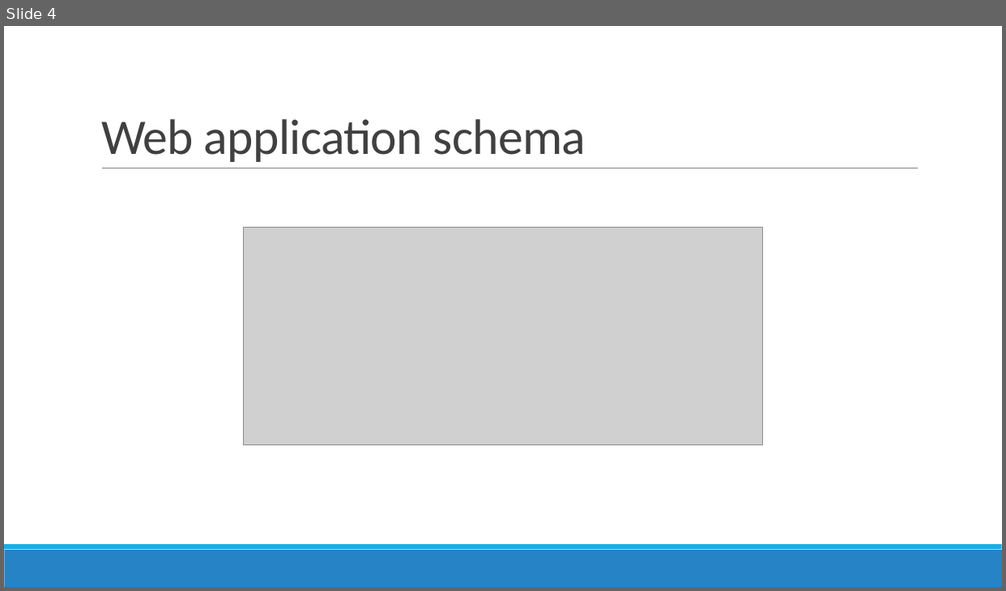
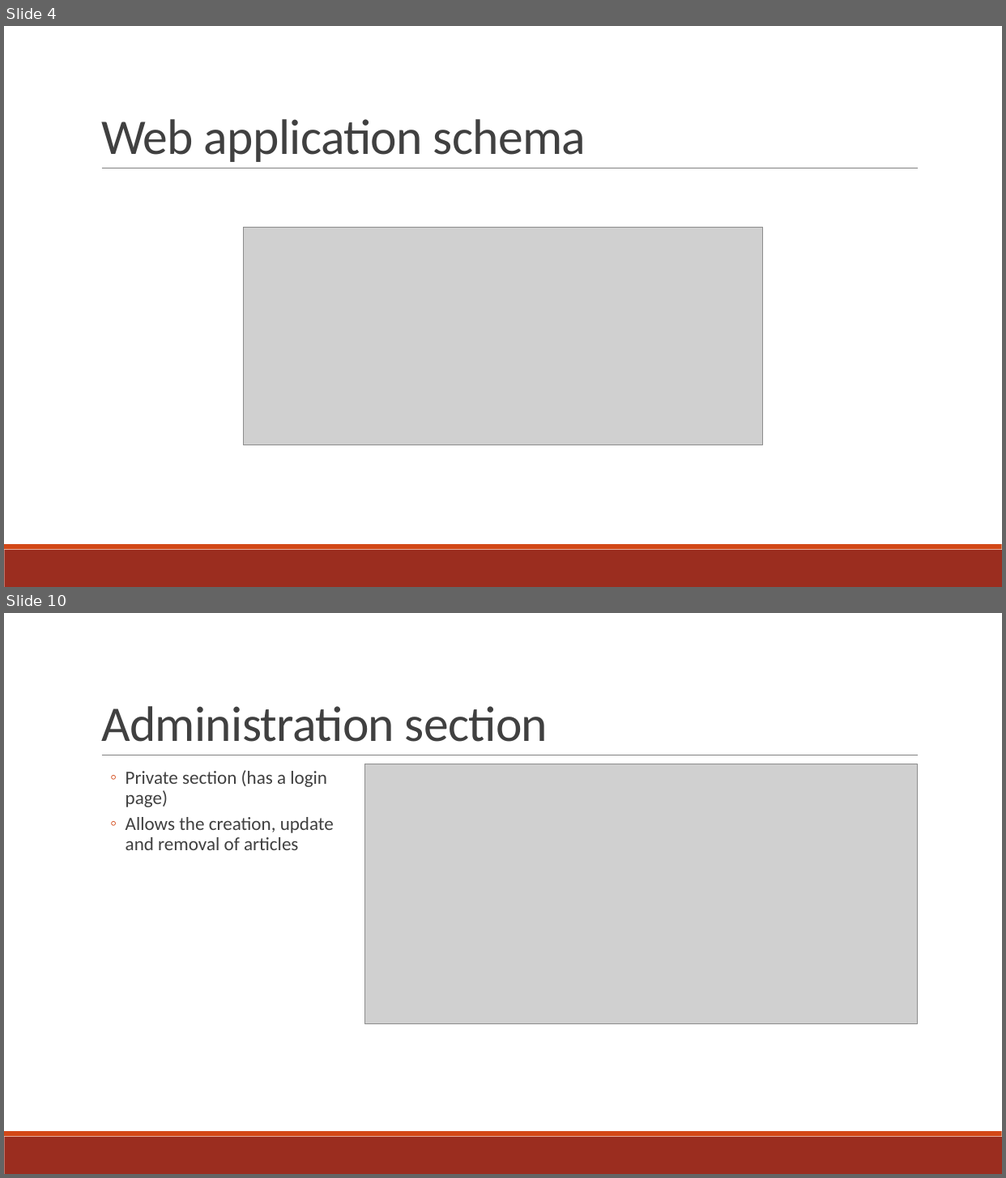
Before and after one commit to Fix-22/5C_AvvedutoCecireCinquetti_POI, a slide deck: docs/slides/Shakespeare_s Places.pptx. Shown one above the other, each under a label of ours: slide 4 before the commit, slides 4 and 10 after it; the slides between them are not shown. The pictures are 1006x591 and 1006x1178 pixels, drawn with LibreOffice and Linux fonts; fonts in the diff are those of the drawing; grey boxes stand for pictures. Boxes give left, top, right and bottom in pixels: in the first picture for what was removed or moved away, otherwise in the second. Text is boxed around its words. In the diff, an @@ line names an element or a change of style, - is before the commit and + after.

```diff
--- a/docs/slides/Shakespeare_s Places.pptx
+++ b/docs/slides/Shakespeare_s Places.pptx
@@ slide 10 added at bbox=[4, 613, 1002, 1174], background #FFFFFF; not listed: 3 template elements that a slide beside it also shows @@
@@ title added at bbox=[101, 706, 548, 742], 48 pt, text #404040 @@
+Administration section
@@ text added at bbox=[126, 770, 334, 850], 18 pt, text #404040 @@
+  ◦ Private section (has a login page)
+  ◦ Allows the creation, update and removal of articles
@@ picture added at bbox=[364, 764, 918, 1024] @@
@@ slide 4 changed as well @@
@@ rectangle at bbox=[4, 550, 1002, 587]: fill #2683C6 to #9B2D1F @@
@@ rectangle at bbox=[4, 544, 1002, 550]: fill #1CADE4 to #D34817 @@
```
Also in this commit, not shown: 3 other slides changed, 6 other slides added, 8 slides removed, 1 other file.
